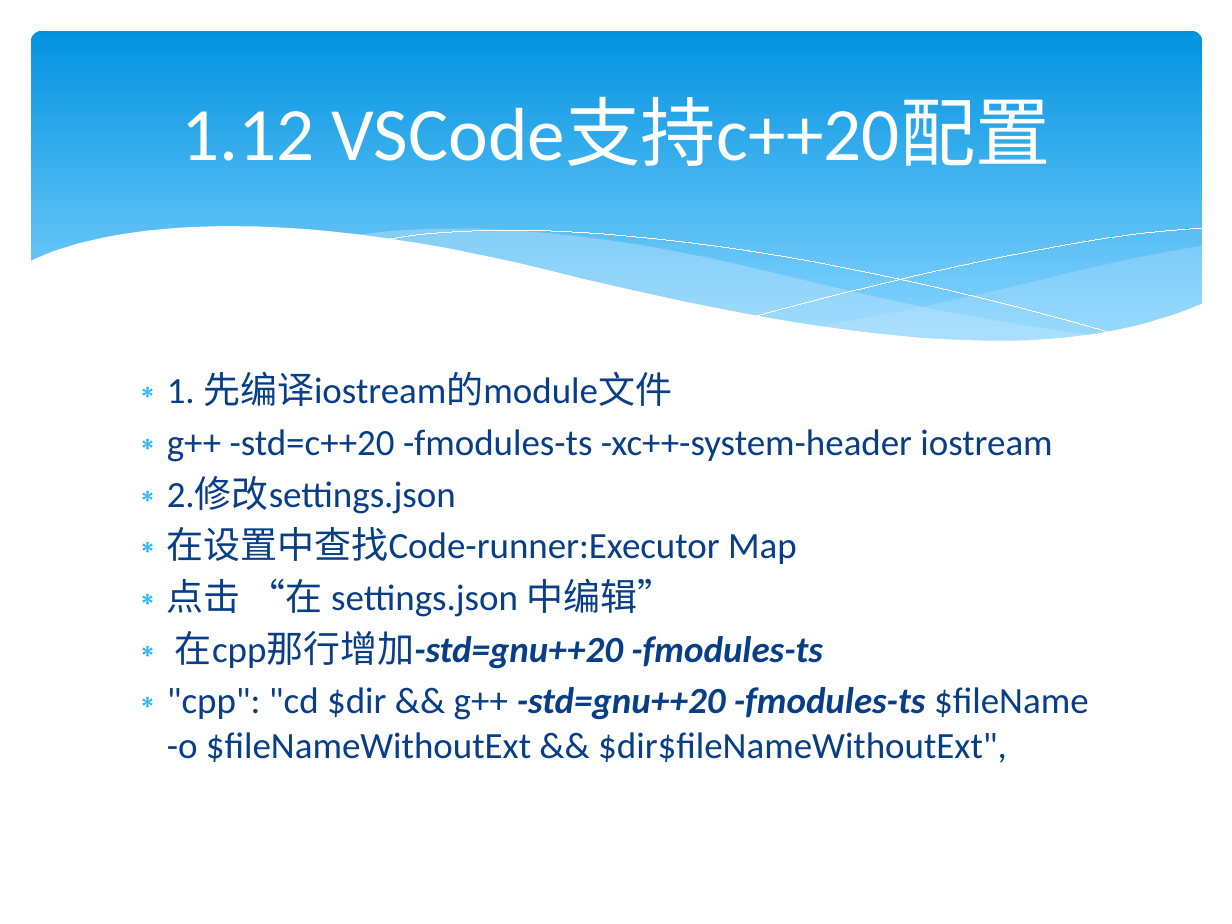
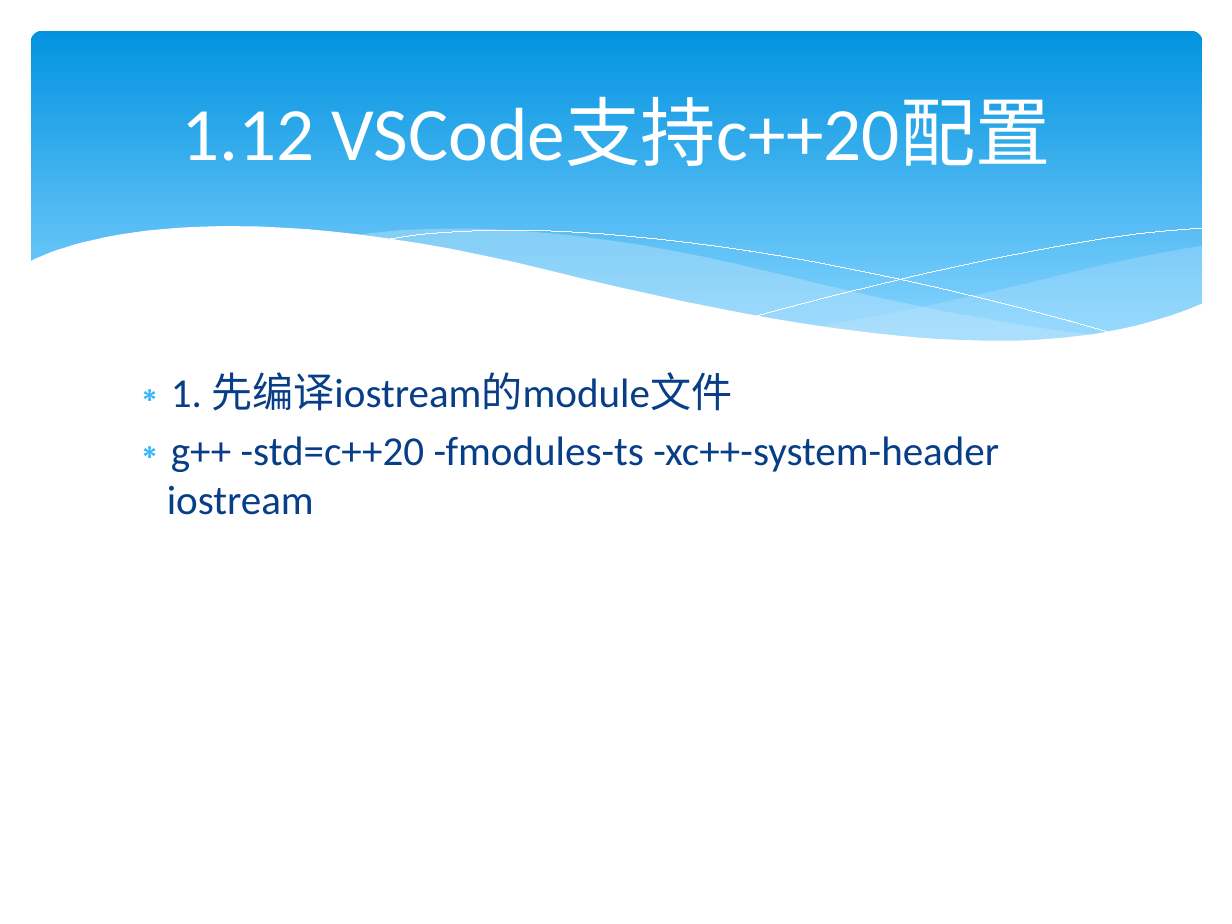
Before and after one commit to lamplight8/cpp, a slide deck: slide 141 of ppt/ch01_绪论.pptx. Drawn at 1232x924 pixels with LibreOffice and Linux fonts; fonts in the diff are those of the drawing. Boxes give left, top, right and bottom in pixels: in the first picture for what was removed or moved away, otherwise in the second. Text is boxed around its words. In the diff, an @@ line names an element or a change of style, - is before the commit and + after.

```diff
--- a/ppt/ch01_绪论.pptx
+++ b/ppt/ch01_绪论.pptx
@@ text "1. 先编译iostream的module文件" at (167,372,999,515): size 21.6 to 24 pt @@
@@ text at (167,476,1088,763): paragraphs removed @@
-∗ 2.修改settings.json
-∗ 在设置中查找Code-runner:Executor Map
-∗ 点击 “在 settings.json 中编辑”
-∗ 在cpp那行增加-std=gnu++20 -fmodules-ts
-∗ "cpp": "cd $dir && g++ -std=gnu++20 -fmodules-ts $fileName -o $fileNameWithoutExt && $dir$fileNameWithoutExt",
```
Also in this commit, not shown: 1 other file.
